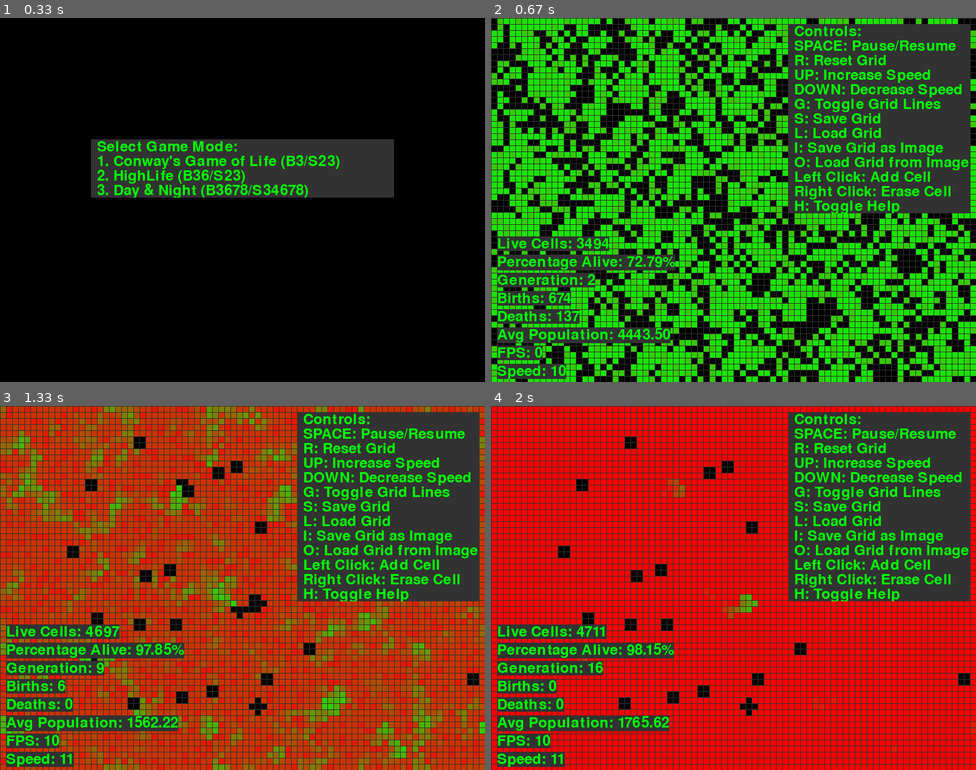
Above: before the commit, frames 1-4 (two rows, left to right).
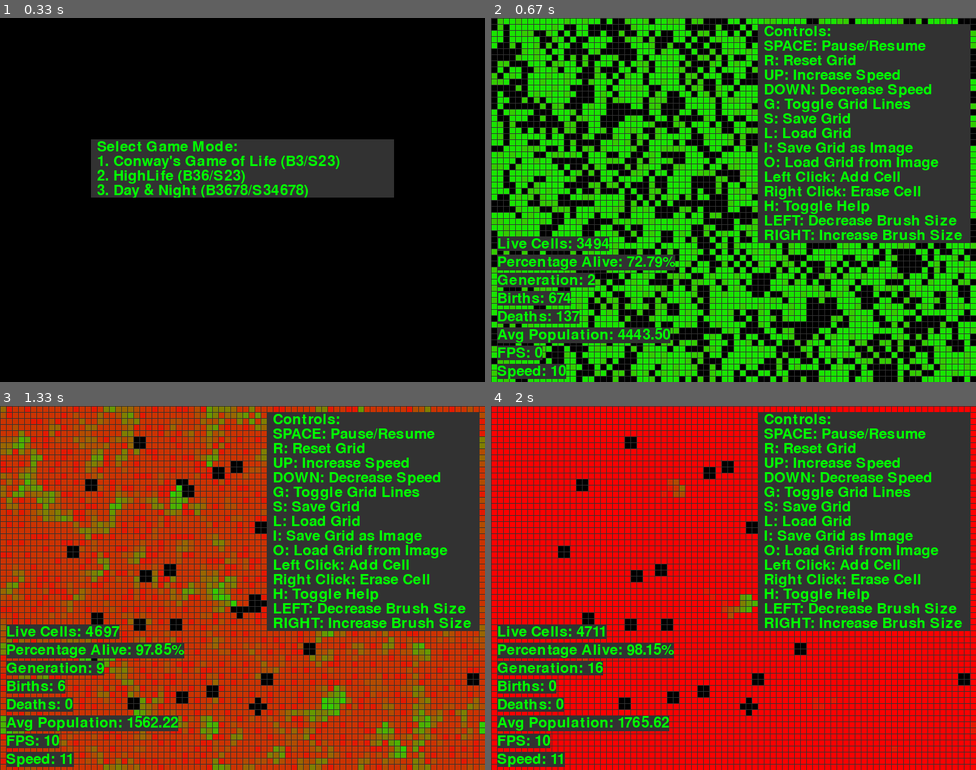
Above: after the commit, the same moments.

Repository: PawiX25/pygame-conways-game-of-life
Game: pygame game, started from game.py
The game is run twice, just before and just after one commit, with the same random seed, the same clock (stepped at 60 frames per second) and the same inputs.
Inputs (mouse positions are in pixels of both pictures, inside the frame that each line leads up to):
- Up to frame 1 (0.33 s): no input
- Up to frame 2 (0.67 s): tap 3 at 0.33 s
- Up to frame 3 (1.33 s): hold Right 0.67-1.13 s; move the mouse to (92, 675) at 0.7 s; hold Up from 1.17 s (still down); move the mouse to (421, 715) at 1.2 s
- Up to frame 4 (2 s): release Up at 1.47 s; hold Right 1.5-1.97 s; move the mouse to (791, 620) at 1.53 s

Frame 1 is identical in both runs. In frame 2, 12% of the frame differs, in the area x 55-99%, y 1-62%; in frame 3, 12%; in frame 4, 12%.

Commit message:
Updated tooltip to include information about brush size adjustment

Diff:
--- a/game.py
+++ b/game.py
@@ -171,18 +171,20 @@
         "O: Load Grid from Image",
         "Left Click: Add Cell",
         "Right Click: Erase Cell",
-        "H: Toggle Help"
+        "H: Toggle Help",
+        "LEFT: Decrease Brush Size",
+        "RIGHT: Increase Brush Size"
     ]
 
     line_height = font.get_height()
-    tooltip_surface = pygame.Surface((300, line_height * len(tooltip_text)))
+    tooltip_surface = pygame.Surface((350, line_height * len(tooltip_text)))
     tooltip_surface.fill(TEXT_BG_COLOR)
 
     for i, line in enumerate(tooltip_text):
         text_surface = font.render(line, True, GREEN)
         tooltip_surface.blit(text_surface, (10, i * line_height))
 
-    screen.blit(tooltip_surface, (WIDTH - 310, 10))  # Adjust the position as needed
+    screen.blit(tooltip_surface, (WIDTH - 360, 10))
 
 def draw_menu():
     menu_text = [
